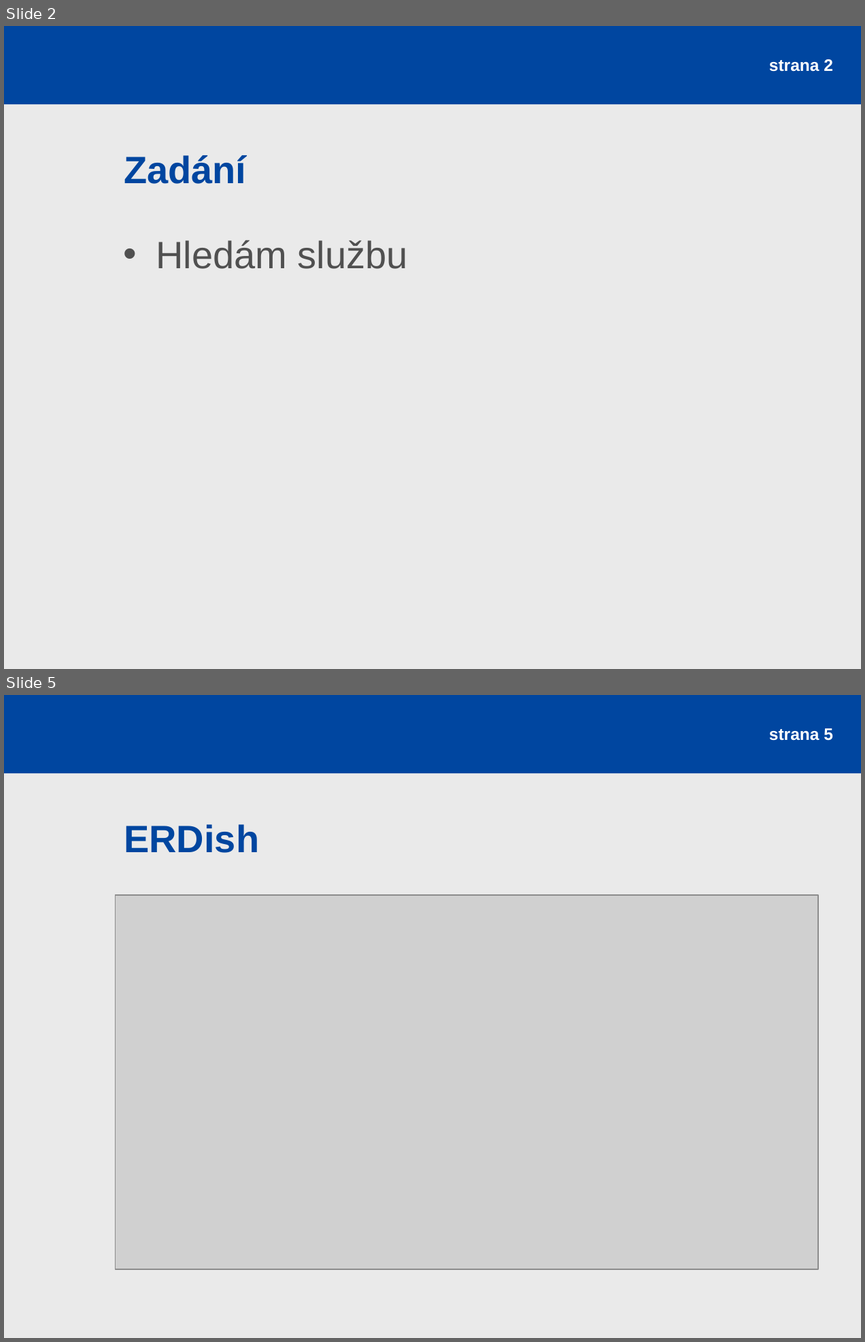
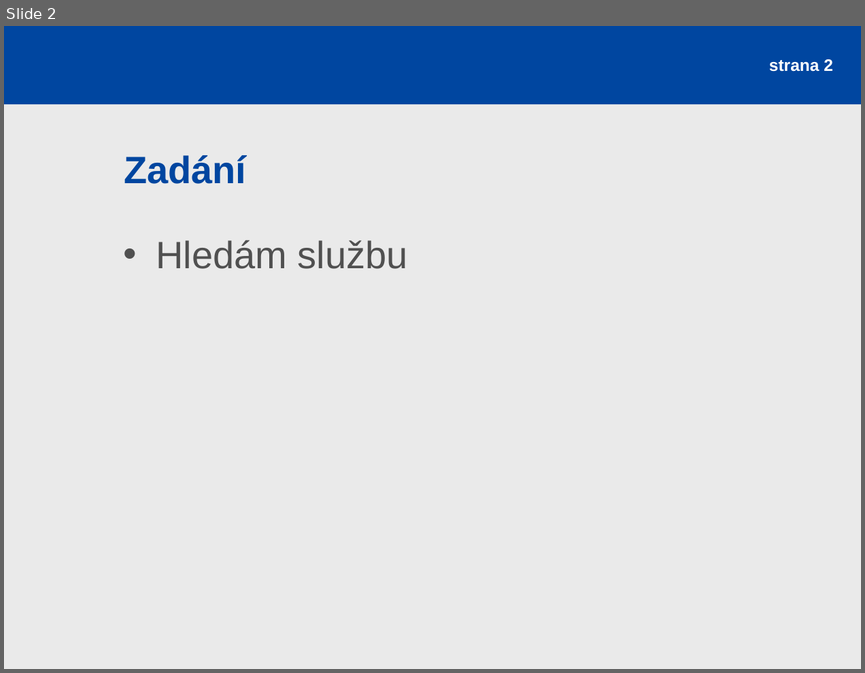
Before and after one commit to rajzik/databaze, a slide deck: prezentace.ppt. Shown one above the other, each under a label of ours: slides 2 and 5 before the commit, slide 2 after it; the slides between them are not shown. The pictures are 865x1342 and 865x673 pixels, drawn with LibreOffice and Linux fonts; fonts in the diff are those of the drawing; grey boxes stand for pictures. Boxes give left, top, right and bottom in pixels: in the first picture for what was removed or moved away, otherwise in the second. Text is boxed around its words. In the diff, an @@ line names an element or a change of style, - is before the commit and + after.

```diff
--- a/prezentace.ppt
+++ b/prezentace.ppt
@@ slide 5 removed at (4,695,861,1338), background #EAEAEA; not listed: 1 template element that a slide beside it also shows @@
@@ page number removed at (769,728,833,741) @@
-strana 5
@@ title removed at (124,824,259,853) @@
-ERDish
@@ picture removed at (116,895,818,1269) @@
```
Also in this commit, not shown: 2 slides changed, 8 slides added, 1 other slide removed, 9 other files.
